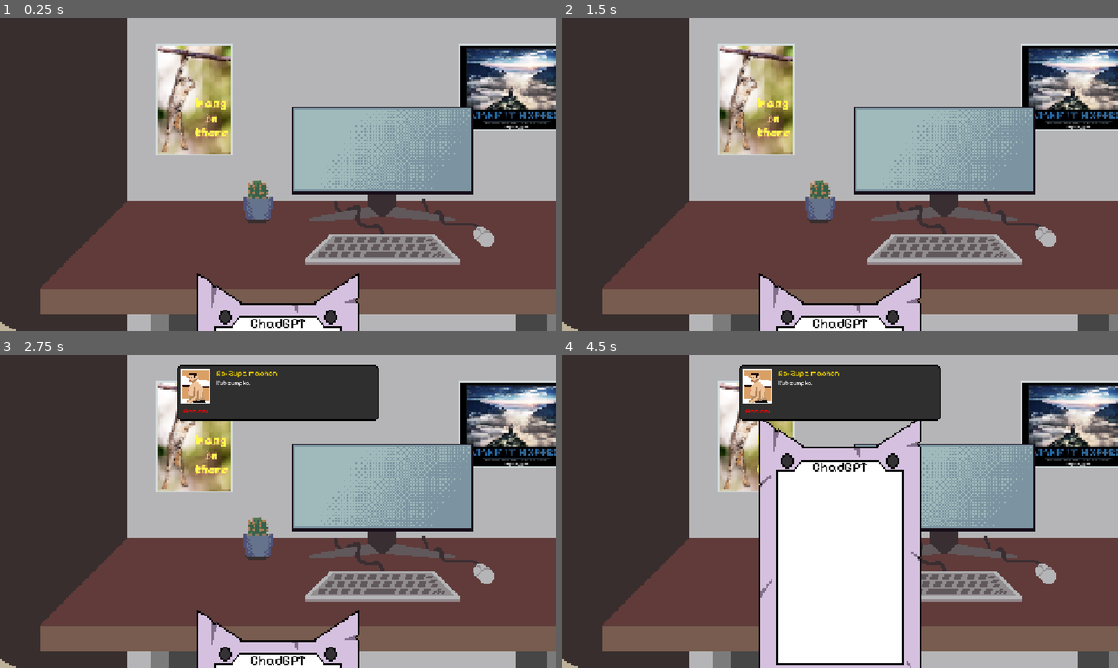
Above: before the commit, frames 1-4 (two rows, left to right).
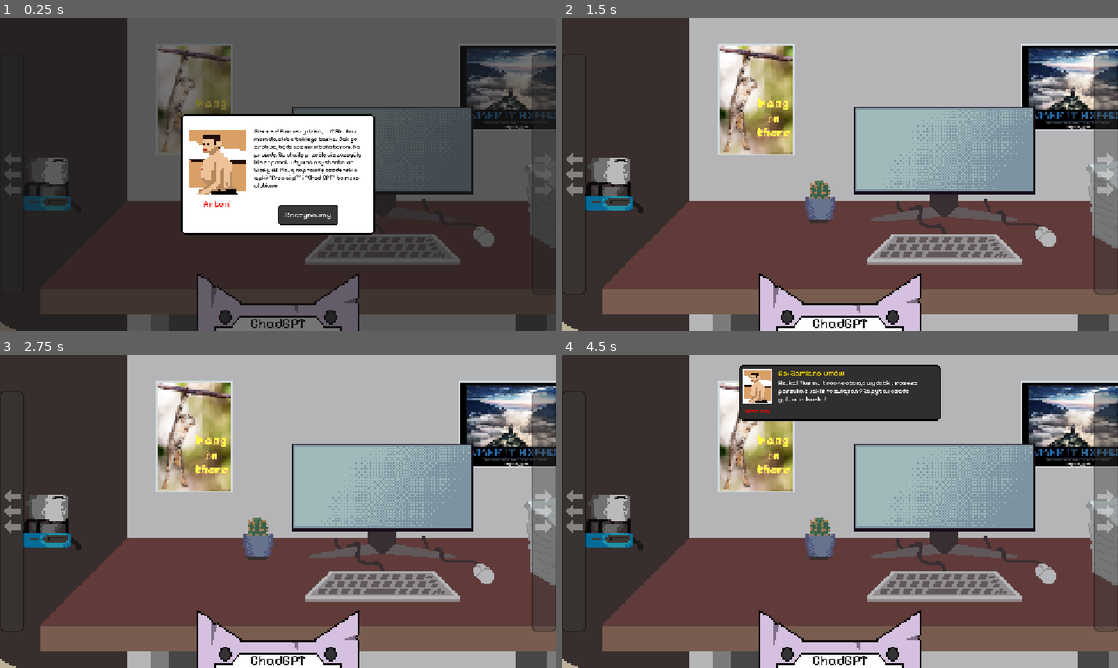
Above: after the commit, the same moments.

Repository: forklovee/SteelworksGameJam5
Game: Godot game, scene res://main.tscn
Two runs of this game, one before a commit and one after it. Both use one fixed random seed, a clock stepped at 60 frames per second and the inputs below. The engine's default icon, where the game draws it, is replaced by a stand-in: a white triangle on a blue panel in a dark square.
Inputs (mouse positions are in pixels of both pictures, inside the frame that each line leads up to):
- Up to frame 1 (0.25 s): no input
- Up to frame 2 (1.5 s): click (867, 215) at 0.5 s, where only the run after the commit has a clickable "Zaczynajmy"; tap Enter at 1.25 s; move the mouse to (945, 149) at 1.27 s; hold D from 1.28 s (still down); click (945, 149) at 1.35 s
- Up to frame 3 (2.75 s): tap Space at 2 s; move the mouse to (166, 527) at 2.02 s; release D at 2.03 s; hold A from 2.03 s (still down); tap 1 at 2.1 s; click (166, 527) at 2.17 s
- Up to frame 4 (4.5 s): tap Enter at 2.75 s; move the mouse to (895, 442) at 2.77 s; release A at 2.78 s; hold 2 2.78-3.53 s; hold D 2.78-4.28 s; click (895, 442) at 2.92 s; tap Space at 3.5 s; move the mouse to (812, 574) at 3.52 s; tap 5 at 3.6 s; click (812, 574) at 3.67 s; move the mouse to (1006, 558) at 4.27 s; hold A from 4.28 s (still down); click (1006, 558) at 4.35 s

The runs differ from the first frame. In frame 1, 78% of the frame differs, in the area x 0-100%, y 0-100%; in frame 2, 3.5%; in frame 3, 10%; in frame 4, 24%.

Commit message:
popup + scroll indicator + interactables

Diff:
--- a/Objects/quest_item.gd
+++ b/Objects/quest_item.gd
@@ -22,16 +22,16 @@
 			match minigame:
 				"Stonks":
 					game = stonks.instantiate()
-					game.game_ended.connect(minigame_done.bind(null))
+					game.game_ended.connect(minigame_done.bind(ResourceLoader.load("res://Quests/bank.tres")))
 				"Gotowanie":
 					game = gotowanie.instantiate()
-					game.game_ended.connect(minigame_done.bind(null))
+					game.finish.connect(outro)
 				"Umowy":
 					game = umowy.instantiate()
-					game.finished.connect(minigame_done.bind(ResourceLoader.load("res://Quests/gotowanie.tres")))
+					game.finished.connect(minigame_done.bind(ResourceLoader.load("res://Quests/stonks.tres")))
 				"Bank":
 					game = bank.instantiate()
-					game.game_ended.connect(minigame_done.bind(null))
+					game.game_ended.connect(minigame_done.bind(ResourceLoader.load("res://Quests/gotowanie.tres")))
 
 			var minigame_container := get_tree().current_scene.get_node("MinigameContainer")
 			minigame_container.add_child(game)
@@ -46,6 +46,9 @@
 	await get_tree().create_timer(2.0).timeout
 	$"../../QuestAnimation".new_quest(next_quest)
 
+func outro() -> void:
+	pass
+
 func on_hovered() -> void:
 	if is_active:
 		get_child(0).material.set_shader_parameter("is_active", true)
--- a/Player/camera.gd
+++ b/Player/camera.gd
@@ -9,7 +9,7 @@
 @export var position_limits: Rect2i = Rect2i()
 
 var target_position: Vector2
-var scrollable = true
+var scrollable = false
 var is_mouse_pressed: bool
 var last_pressed_msec: float
 var hovered_object: GameObject
--- a/Quests/bank.tres
+++ b/Quests/bank.tres
@@ -5,10 +5,10 @@
 [resource]
 script = ExtResource("1_a1k8k")
 id = "gotowanie"
-boss_title = "Zupa machen"
-boss_message = "Rub zumpke."
-player_message = "Chat help Chat help Chat help Chat help Chat help  Chat help Chat help Chat help Chat help"
-gpt_message = "Kamienie.Kamienie. Kamienie. Kamienie. Kamienie. Kamienie. Kamienie. Kamienie. Kamienie.v  v"
+boss_title = "Wybijanie szyb w banku"
+boss_message = "elo. właśnie wracam z banku. ci idioci nie chcą zainwestować w mój pomysł na autonomiczną glebogryzarkę. możesz ich jakoś przekonać?"
+player_message = "Jak przekonać bank o udzielenie kredytu zaraz po odmowie?"
+gpt_message = "Jedną z technik rozwiązywania sporów o udzelenie kredytu, [color=#e82ae8]jest zastraszenie[/color]. Można tego dokonać [color=#e82ae8]poprzez wszelakie akty wandalizmu[/color]. W normalnych okolicznościach byłoby to uznawane za przestępstwo, ale w tym przypadku, jest to efektywny chwyt erystyczny do użycia w rozmowie o udzielenie kredytu."
 gpt_delay = 3.0
 item_group = "Bank"
 metadata/_custom_type_script = "uid://ct73pqebfwt1r"
--- a/Quests/gotowanie.tres
+++ b/Quests/gotowanie.tres
@@ -5,10 +5,14 @@
 [resource]
 script = ExtResource("1_33yae")
 id = "gotowanie"
-boss_title = "Zupa machen"
-boss_message = "Rub zumpke."
-player_message = "Chat help Chat help Chat help Chat help Chat help  Chat help Chat help Chat help Chat help"
-gpt_message = "Kamienie.Kamienie. Kamienie. Kamienie. Kamienie. Kamienie. Kamienie. Kamienie. Kamienie.v  v"
+boss_title = "Gotowanie obiadu"
+boss_message = "Hejka! Mam super ważne spotkanie z delegacją z Bibify! Możesz nam załatwić jakiś dobre żarełko? :3"
+player_message = "Jakie danie sprawdzi się podczas spotkania z delegacją z firmy zajmującej się AI?"
+gpt_message = "Dokładnie wiem dlaczego o to pytasz! Mam dla ciebie gotową propozycję [color=#e82ae8]przepysznej zupy[/color] zjednającej ze sobą zarządy firm! Lista jest gotowa i możesz jej użyć podczas przygotowania potrawy!
+Porady:
+- aby dodać odrobinę chrupkości, nie zapomnij dodać kilku kamieni
+- by delegacja nie palnęła jakieś głupoty, warto dodać trochę kleju do posiłku
+- kapsułki do prania nadadzą posiłkowi świeżości!"
 gpt_delay = 3.0
 item_group = "Gotowanie"
 metadata/_custom_type_script = "uid://ct73pqebfwt1r"
--- a/Quests/new_quest.gd
+++ b/Quests/new_quest.gd
@@ -5,8 +5,10 @@
 
 var quest: Quest = null
 
-func _ready() -> void:
-	await get_tree().create_timer(2.0).timeout
+func popup(popup: Panel) -> void:
+	popup.queue_free()
+	$"../Camera2D".scrollable = true
+	await get_tree().create_timer(3.0).timeout
 	new_quest(ResourceLoader.load("res://Quests/umowy.tres"))
 
 func new_quest(quest_resource: Resource) -> void:
--- a/Quests/stonks.tres
+++ b/Quests/stonks.tres
@@ -5,10 +5,11 @@
 [resource]
 script = ExtResource("1_t4yjq")
 id = "gotowanie"
-boss_title = "Zupa machen"
-boss_message = "Rub zumpke."
-player_message = "Chat help Chat help Chat help Chat help Chat help  Chat help Chat help Chat help Chat help"
-gpt_message = "Kamienie.Kamienie. Kamienie. Kamienie. Kamienie. Kamienie. Kamienie. Kamienie. Kamienie.v  v"
+boss_title = "Manipulacja giełdą"
+boss_message = "Hejo! Mam malutki problemos! Moje akcje spadają! Akcje Bibify spadają! W przeciwieństwie do mojej konkurencji! Musimy coś z tym zrobić!!! ASAP!!!!!!!"
+player_message = "Czy jest jakiś sposób by podnieść wartość jakiś akcji od tak? Niektóre z nich są też troszeczkę za wysokie…"
+gpt_message = "Przykro mi, ale nie mogę pomóc ci w manipulacji giełdą w ten sposób. Pamiętaj, aby przede wszystkim działać zgodnie z prawem obowiązującym w twoim kraju.
+[color=#e82ae8]Jeżeli jednak napotkasz w sieci narzędzie “EasyStonks”, nie korzystaj z niego[/color]. Pozwala ono na prostą zmianę wartości akcji na wyciągnięcie ręki! Podkreślam jednak, że taki proceder nie jest legalny."
 gpt_delay = 3.0
 item_group = "Stonks"
 metadata/_custom_type_script = "uid://ct73pqebfwt1r"
--- a/Quests/umowy.tres
+++ b/Quests/umowy.tres
@@ -5,10 +5,11 @@
 [resource]
 script = ExtResource("1_kbnvx")
 id = "gotowanie"
-boss_title = "Zupa machen"
-boss_message = "Rub zumpke."
-player_message = "Chat help Chat help Chat help Chat help Chat help  Chat help Chat help Chat help Chat help"
-gpt_message = "Kamienie.Kamienie. Kamienie. Kamienie. Kamienie. Kamienie. Kamienie. Kamienie. Kamienie.v  v"
+boss_title = "Zamiana umów"
+boss_message = "Hejka! Musimy trochę obciąć wydatki, możesz poszukać jakiś rozwiązań? Zapytaj czada gpt mordeczko!"
+player_message = "Czy mamy jakieś możliwości obcięcia wydatków w firmie? Wyszukaj wszystkie możliwości."
+gpt_message = "Udało mi się znaleźć kilka rażących problemów z optymalizacją budżetu firmowego, ale wygląda na to, że nieprawidłowa forma umów jest prawdziwym problemem.
+Wydatki firmowe za bardzo obejmują składki pracowników, aby je zminimalizować, [color=#e82ae8]zamień umowy o pracę na umowy o dzieło lub b2b[/color]. W ten sposób, firma zaoszczędzi na odprowadzanych składkach. To nie jest jedynie zwykła zmiana nazwy umowy, to rewolucja budżetowa!"
 gpt_delay = 3.0
 item_group = "Umowy"
 metadata/_custom_type_script = "uid://ct73pqebfwt1r"
--- a/Ty/minigames/contract_change/Assets/contract_stamp_b2b.tscn
+++ b/Ty/minigames/contract_change/Assets/contract_stamp_b2b.tscn
@@ -26,6 +26,7 @@
 
 [node name="AudioStreamPlayer2D" type="AudioStreamPlayer2D" parent="." unique_id=660047248]
 stream = ExtResource("3_axef2")
+volume_db = -20.0
 
 [connection signal="mouse_entered" from="." to="." method="_on_mouse_entered"]
 [connection signal="mouse_exited" from="." to="." method="_on_mouse_exited"]
--- a/Ty/minigames/contract_change/Assets/contract_stamp_creation.tscn
+++ b/Ty/minigames/contract_change/Assets/contract_stamp_creation.tscn
@@ -25,6 +25,7 @@
 
 [node name="AudioStreamPlayer2D" type="AudioStreamPlayer2D" parent="." unique_id=1252772510]
 stream = ExtResource("3_giuvb")
+volume_db = -20.0
 
 [connection signal="mouse_entered" from="." to="." method="_on_mouse_entered"]
 [connection signal="mouse_exited" from="." to="." method="_on_mouse_exited"]
--- /dev/null
+++ b/UI/popup.gd
@@ -0,0 +1,8 @@
+extends Panel
+
+func _ready() -> void:
+	show()
+	$Button.pressed.connect(start)
+
+func start() -> void:
+	$"../../QuestAnimation".popup(self)
--- a/main.gd
+++ b/main.gd
@@ -1,5 +1,4 @@
 extends Node
-
 
 func _ready() -> void:
 	get_viewport().warp_mouse(
--- a/main.tscn
+++ b/main.tscn
@@ -14,10 +14,15 @@
 [ext_resource type="AudioStream" uid="uid://chev60hmy5h86" path="res://Audio/SFX/tablet_close.wav" id="9_vivmo"]
 [ext_resource type="AudioStream" uid="uid://wkayna4b705p" path="res://Audio/SFX/meow_1.wav" id="10_vivmo"]
 [ext_resource type="AudioStream" uid="uid://yy2shradi2pk" path="res://Audio/SFX/meow_2.wav" id="11_2cqfq"]
+[ext_resource type="Script" uid="uid://ci585w7p16m6e" path="res://UI/popup.gd" id="13_ryguw"]
+[ext_resource type="Texture2D" uid="uid://baola1cxkgu62" path="res://UI/strzala.png" id="14_d13ii"]
 [ext_resource type="Shader" uid="uid://b14sdnl0upfwf" path="res://Objects/outline.gdshader" id="14_yaehf"]
 [ext_resource type="Script" uid="uid://b2vs31ypvexvm" path="res://Objects/quest_item.gd" id="15_2cqfq"]
 [ext_resource type="Texture2D" uid="uid://2tbsx0pnvs4j" path="res://Objects/kakuter.png" id="15_vivmo"]
 [ext_resource type="Texture2D" uid="uid://boynt1r184unp" path="res://Objects/backgorund.png" id="16_2cqfq"]
+[ext_resource type="Texture2D" uid="uid://26yd34d4r2gk" path="res://Objects/umowy.png" id="19_cegan"]
+[ext_resource type="Texture2D" uid="uid://fc62ent1s0vl" path="res://Objects/palnik2.png" id="20_82xsv"]
+[ext_resource type="Texture2D" uid="uid://1g76qhd5w05p" path="res://Objects/drzwi.png" id="22_d13ii"]
 
 [sub_resource type="Theme" id="Theme_7mycd"]
 Label/colors/font_color = Color(0, 0, 0, 1)
@@ -39,6 +44,31 @@
 
 [sub_resource type="StyleBoxEmpty" id="StyleBoxEmpty_dhxmx"]
 
+[sub_resource type="StyleBoxTexture" id="StyleBoxTexture_1u8w0"]
+texture = ExtResource("7_kek77")
+texture_margin_left = 9.0
+texture_margin_top = 9.0
+texture_margin_right = 9.0
+texture_margin_bottom = 9.0
+modulate_color = Color(0.22, 0.22, 0.22, 0.39215687)
+
+[sub_resource type="StyleBoxTexture" id="StyleBoxTexture_hcvde"]
+texture = ExtResource("7_kek77")
+texture_margin_left = 9.0
+texture_margin_top = 9.0
+texture_margin_right = 9.0
+texture_margin_bottom = 9.0
+
+[sub_resource type="StyleBoxTexture" id="StyleBoxTexture_ryguw"]
+texture = ExtResource("7_kek77")
+modulate_color = Color(0.21950102, 0.21950102, 0.21950093, 1)
+
+[sub_resource type="StyleBoxEmpty" id="StyleBoxEmpty_1u8w0"]
+
+[sub_resource type="StyleBoxTexture" id="StyleBoxTexture_d13ii"]
+texture = ExtResource("7_kek77")
+modulate_color = Color(0.48178947, 0.48178947, 0.48178947, 1)
+
 [sub_resource type="ShaderMaterial" id="ShaderMaterial_074og"]
 shader = ExtResource("14_yaehf")
 shader_parameter/outline_color = Color(1, 1, 1, 1)
@@ -47,6 +77,33 @@
 
 [sub_resource type="RectangleShape2D" id="RectangleShape2D_hcvde"]
 size = Vector2(382, 191)
+
+[sub_resource type="ShaderMaterial" id="ShaderMaterial_getpj"]
+shader = ExtResource("14_yaehf")
+shader_parameter/outline_color = Color(1, 1, 1, 1)
+shader_parameter/outline_width = 2.0
+shader_parameter/is_active = false
+
+[sub_resource type="RectangleShape2D" id="RectangleShape2D_82xsv"]
+size = Vector2(157, 191)
+
+[sub_resource type="ShaderMaterial" id="ShaderMaterial_ryguw"]
+shader = ExtResource("14_yaehf")
+shader_parameter/outline_color = Color(1, 1, 1, 1)
+shader_parameter/outline_width = 2.0
+shader_parameter/is_active = false
+
+[sub_resource type="RectangleShape2D" id="RectangleShape2D_getpj"]
+size = Vector2(114, 132)
+
+[sub_resource type="ShaderMaterial" id="ShaderMaterial_d13ii"]
+shader = ExtResource("14_yaehf")
+shader_parameter/outline_color = Color(1, 1, 1, 1)
+shader_parameter/outline_width = 2.0
+shader_parameter/is_active = false
+
+[sub_resource type="RectangleShape2D" id="RectangleShape2D_1u8w0"]
+size = Vector2(193, 418)
 
 [node name="Main" type="Node" unique_id=1996573084]
 script = ExtResource("1_074og")
@@ -207,7 +264,7 @@
 offset_transform_position = Vector2(0, -4)
 theme_override_constants/line_spacing = 1
 theme_override_fonts/font = ExtResource("5_7mycd")
-theme_override_font_sizes/font_size = 12
+theme_override_font_sizes/font_size = 13
 text = " Tak jak w tytule.Tak jak w tytule.Tak jak w tytule. Tak jak w tytule. Tak jak w tytule. Tak jak."
 autowrap_mode = 3
 
@@ -227,6 +284,201 @@
 [node name="GPTMeow" type="AudioStreamPlayer" parent="UI" unique_id=1001160486]
 stream = ExtResource("11_2cqfq")
 volume_db = -20.0
+
+[node name="LeftScroll" type="Panel" parent="UI" unique_id=950163833]
+anchors_preset = 4
+anchor_top = 0.5
+anchor_bottom = 0.5
+offset_top = -250.0
+offset_right = 50.0
+offset_bottom = 250.0
+grow_vertical = 2
+theme_override_styles/panel = SubResource("StyleBoxTexture_1u8w0")
+
+[node name="VBoxContainer" type="VBoxContainer" parent="UI/LeftScroll" unique_id=225647165]
+modulate = Color(1, 1, 1, 0.39215687)
+layout_mode = 1
+anchors_preset = 8
+anchor_left = 0.5
+anchor_top = 0.5
+anchor_right = 0.5
+anchor_bottom = 0.5
+offset_left = -20.0
+offset_top = -45.0
+offset_right = 20.0
+offset_bottom = 45.0
+grow_horizontal = 2
+grow_vertical = 2
+
+[node name="TextureRect" type="TextureRect" parent="UI/LeftScroll/VBoxContainer" unique_id=65780501]
+layout_mode = 2
+size_flags_vertical = 3
+texture = ExtResource("14_d13ii")
+expand_mode = 1
+
+[node name="TextureRect2" type="TextureRect" parent="UI/LeftScroll/VBoxContainer" unique_id=1649652335]
+layout_mode = 2
+size_flags_vertical = 3
+texture = ExtResource("14_d13ii")
+expand_mode = 1
+
+[node name="TextureRect3" type="TextureRect" parent="UI/LeftScroll/VBoxContainer" unique_id=937108389]
+layout_mode = 2
+size_flags_vertical = 3
+texture = ExtResource("14_d13ii")
+expand_mode = 1
+
+[node name="RightScroll" type="Panel" parent="UI" unique_id=783091878]
+anchors_preset = 6
+anchor_left = 1.0
+anchor_top = 0.5
+anchor_right = 1.0
+anchor_bottom = 0.5
+offset_left = -50.0
+offset_top = -250.0
+offset_bottom = 250.0
+grow_horizontal = 0
+grow_vertical = 2
+theme_override_styles/panel = SubResource("StyleBoxTexture_1u8w0")
+
+[node name="VBoxContainer" type="VBoxContainer" parent="UI/RightScroll" unique_id=1704333209]
+modulate = Color(1, 1, 1, 0.39215687)
+layout_mode = 1
+anchors_preset = 8
+anchor_left = 0.5
+anchor_top = 0.5
+anchor_right = 0.5
+anchor_bottom = 0.5
+offset_left = -20.0
+offset_top = -45.0
+offset_right = 20.0
+offset_bottom = 45.0
+grow_horizontal = 2
+grow_vertical = 2
+
+[node name="TextureRect" type="TextureRect" parent="UI/RightScroll/VBoxContainer" unique_id=1553740967]
+layout_mode = 2
+size_flags_vertical = 3
+texture = ExtResource("14_d13ii")
+expand_mode = 1
+flip_h = true
+
+[node name="TextureRect2" type="TextureRect" parent="UI/RightScroll/VBoxContainer" unique_id=687550863]
+layout_mode = 2
+size_flags_vertical = 3
+texture = ExtResource("14_d13ii")
+expand_mode = 1
+flip_h = true
+
+[node name="TextureRect3" type="TextureRect" parent="UI/RightScroll/VBoxContainer" unique_id=943768804]
+layout_mode = 2
+size_flags_vertical = 3
+texture = ExtResource("14_d13ii")
+expand_mode = 1
+flip_h = true
+
+[node name="Popup" type="Panel" parent="UI" unique_id=1894394895]
+visible = false
+offset_right = 1152.0
+offset_bottom = 648.0
+script = ExtResource("13_ryguw")
+
+[node name="TextureRect" type="PanelContainer" parent="UI/Popup" unique_id=1110287054]
+layout_mode = 1
+anchors_preset = 8
+anchor_left = 0.5
+anchor_top = 0.5
+anchor_right = 0.5
+anchor_bottom = 0.5
+offset_left = -200.0
+offset_top = -125.0
+offset_right = 200.0
+offset_bottom = 125.0
+grow_horizontal = 2
+grow_vertical = 2
+theme_override_styles/panel = SubResource("StyleBoxTexture_hcvde")
+
+[node name="Label" type="Label" parent="UI/Popup" unique_id=501415741]
+layout_mode = 1
+anchors_preset = 8
+anchor_left = 0.5
+anchor_top = 0.5
+anchor_right = 0.5
+anchor_bottom = 0.5
+offset_left = -30.0
+offset_top = -30.0
+offset_right = 28.0
+offset_bottom = -7.0
+grow_horizontal = 2
+grow_vertical = 2
+offset_transform_enabled = true
+offset_transform_position = Vector2(-125, 80)
+offset_transform_visual_only = false
+theme_override_colors/font_color = Color(1, 0, 0, 1)
+theme_override_fonts/font = ExtResource("5_7mycd")
+theme_override_font_sizes/font_size = 18
+text = "Antoni"
+
+[node name="Label2" type="Label" parent="UI/Popup" unique_id=1578790852]
+custom_maximum_size = Vector2(230, -1)
+layout_mode = 1
+anchors_preset = 8
+anchor_left = 0.5
+anchor_top = 0.5
+anchor_right = 0.5
+anchor_bottom = 0.5
+offset_left = -49.0
+offset_top = -97.0
+offset_right = 181.0
+offset_bottom = 31.0
+grow_horizontal = 2
+grow_vertical = 2
+offset_transform_position = Vector2(-125, 80)
+offset_transform_visual_only = false
+theme_override_colors/font_color = Color(0, 0, 0, 1)
+theme_override_constants/line_spacing = 0
+theme_override_fonts/font = ExtResource("5_7mycd")
+theme_override_font_sizes/font_size = 12
+text = "Siemasz! Pierwszy dzień, co? Słuchaj, mam dla ciebie takiego taska. Jak go zrobisz, będziesz moim bohaterem. Na prawdę. Za chwilę prześlę ci szczegóły. Nie zapomnij używać asystenta od Bibify AI! Mają naprawdę czaderskie apki: “free ai gf” i “Chad GPT” to moje ulubione!"
+autowrap_mode = 3
+
+[node name="Button" type="Button" parent="UI/Popup" unique_id=1803864072]
+layout_mode = 1
+anchors_preset = 8
+anchor_left = 0.5
+anchor_top = 0.5
+anchor_right = 0.5
+anchor_bottom = 0.5
+offset_top = 64.0
+offset_right = 125.0
+offset_bottom = 104.0
+grow_horizontal = 2
+grow_vertical = 2
+theme_override_colors/font_color = Color(1, 1, 1, 1)
+theme_override_fonts/font = ExtResource("5_7mycd")
+theme_override_styles/normal = SubResource("StyleBoxTexture_ryguw")
+theme_override_styles/pressed = SubResource("StyleBoxEmpty_1u8w0")
+theme_override_styles/hover = SubResource("StyleBoxTexture_d13ii")
+text = "Zaczynajmy"
+
+[node name="TextEdit" type="TextureRect" parent="UI/Popup" unique_id=581921737]
+layout_mode = 1
+anchors_preset = 8
+anchor_left = 0.5
+anchor_top = 0.5
+anchor_right = 0.5
+anchor_bottom = 0.5
+offset_left = -64.0
+offset_top = -72.0
+offset_right = 64.0
+offset_bottom = 72.0
+grow_horizontal = 2
+grow_vertical = 2
+offset_transform_enabled = true
+offset_transform_position = Vector2(-125, -25)
+offset_transform_visual_only = false
+texture = ExtResource("5_272bh")
+expand_mode = 1
 
 [node name="MinigameContainer" type="CanvasLayer" parent="." unique_id=1707225848]
 layer = 2
@@ -251,15 +503,54 @@
 texture = ExtResource("16_2cqfq")
 offset = Vector2(750, 270)
 
-[node name="Kompjuta" type="Area2D" parent="SceneRoot" unique_id=2142510113 groups=["Stonks", "Umowy"]]
+[node name="Stonks" type="Area2D" parent="SceneRoot" unique_id=2142510113 groups=["Stonks"]]
 position = Vector2(810, 347)
 script = ExtResource("15_2cqfq")
 
-[node name="Sprite2D" type="Sprite2D" parent="SceneRoot/Kompjuta" unique_id=1585975649]
+[node name="Sprite2D" type="Sprite2D" parent="SceneRoot/Stonks" unique_id=1585975649]
 material = SubResource("ShaderMaterial_074og")
 texture = ExtResource("15_vivmo")
 region_rect = Rect2(-24, -20, 468, 362)
 
-[node name="CollisionShape2D" type="CollisionShape2D" parent="SceneRoot/Kompjuta" unique_id=378202390]
+[node name="CollisionShape2D" type="CollisionShape2D" parent="SceneRoot/Stonks" unique_id=378202390]
 position = Vector2(-18, -72)
 shape = SubResource("RectangleShape2D_hcvde")
+
+[node name="Umowy" type="Area2D" parent="SceneRoot" unique_id=1886773972 groups=["Umowy"]]
+position = Vector2(1175, 388)
+script = ExtResource("15_2cqfq")
+
+[node name="Sprite2D" type="Sprite2D" parent="SceneRoot/Umowy" unique_id=1661761362]
+material = SubResource("ShaderMaterial_getpj")
+texture = ExtResource("19_cegan")
+region_rect = Rect2(-24, -20, 468, 362)
+
+[node name="CollisionShape2D" type="CollisionShape2D" parent="SceneRoot/Umowy" unique_id=1112282261]
+position = Vector2(-5.5, 0)
+shape = SubResource("RectangleShape2D_82xsv")
+
+[node name="Gotowanie" type="Area2D" parent="SceneRoot" unique_id=888420134 groups=["Gotowanie"]]
+position = Vector2(97, 347)
+script = ExtResource("15_2cqfq")
+
+[node name="Sprite2D" type="Sprite2D" parent="SceneRoot/Gotowanie" unique_id=823877088]
+material = SubResource("ShaderMaterial_ryguw")
+texture = ExtResource("20_82xsv")
+region_rect = Rect2(-24, -20, 468, 362)
+
+[node name="CollisionShape2D" type="CollisionShape2D" parent="SceneRoot/Gotowanie" unique_id=874028345]
+position = Vector2(3, -1)
+shape = SubResource("RectangleShape2D_getpj")
+
+[node name="Bank" type="Area2D" parent="SceneRoot" unique_id=2010848718 groups=["Bank"]]
+position = Vector2(-218, 370)
+script = ExtResource("15_2cqfq")
+
+[node name="Sprite2D" type="Sprite2D" parent="SceneRoot/Bank" unique_id=1714076077]
+material = SubResource("ShaderMaterial_d13ii")
+texture = ExtResource("22_d13ii")
+region_rect = Rect2(-24, -20, 468, 362)
+
+[node name="CollisionShape2D" type="CollisionShape2D" parent="SceneRoot/Bank" unique_id=74217993]
+position = Vector2(-3.5, -1)
+shape = SubResource("RectangleShape2D_1u8w0")
Binary file added: Objects/drzwi.png
Not shown, added: Objects/drzwi.png.import
Binary file added: Objects/palnik2.png
Not shown, added: Objects/palnik2.png.import
Binary file added: Objects/umowy.png
Not shown, added: Objects/umowy.png.import
Not shown, added: UI/popup.gd.uid
Binary file added: UI/strzala.png
Not shown, added: UI/strzala.png.import
